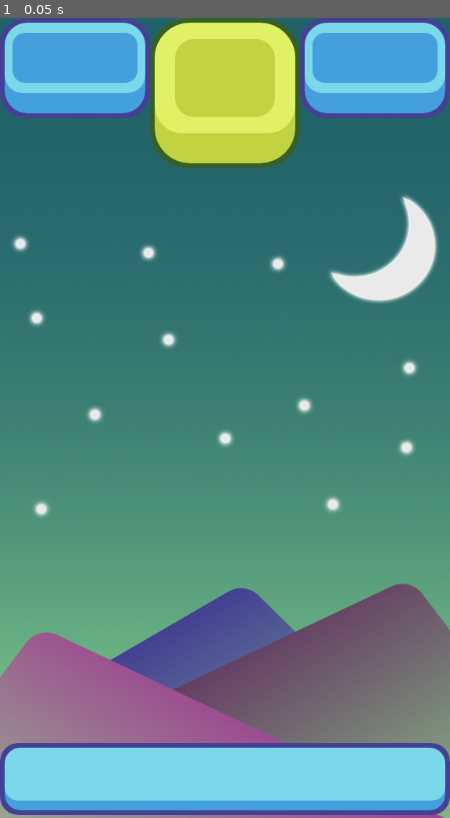
Above: before the commit, frame 1.
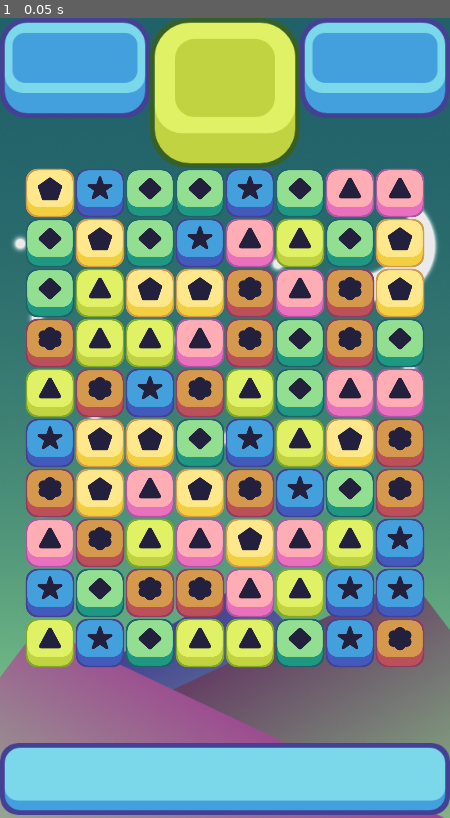
Above: after the commit, the same moment.

Repository: gastoncaminiti/Matchgodot
Game: Godot game, scene res://Scenes/game_window.tscn
Two runs of this game, one before a commit and one after it. Both use one fixed random seed, a clock stepped at 60 frames per second and the inputs below. The project has no main scene, so this scene is started directly.
Inputs:
- Up to frame 1 (0.05 s): no input

The runs differ from the first frame. In frame 1, 49% of the frame differs, in the area x 5-95%, y 18-82%.

Commit message:
Board & Movement
Touch Variables
func is_in_grid
func touch_input
func swap_pieces
func touch_difference

Diff:
--- a/project/Scripts/grid.gd
+++ b/project/Scripts/grid.gd
@@ -6,13 +6,28 @@
 export (int) var x_start
 export (int) var y_start
 export (int) var offset
+# The piece array
+var possible_pieces = [
+preload("res://Scenes/yellow_piece.tscn"),
+preload("res://Scenes/blue_piece.tscn"),
+preload("res://Scenes/pink_piece.tscn"),
+preload("res://Scenes/orange_piece.tscn"),
+preload("res://Scenes/green_piece.tscn"),
+preload("res://Scenes/light_green_piece.tscn")
+]
+#The current pieces in the scene
+var all_pieces = [];
 
-var all_pieces = [];
+#Touch Variables
+var first_touch = Vector2(0,0)
+var final_touch = Vector2(0,0)
+var controlling = false
 
 # Called when the node enters the scene tree for the first time.
 func _ready():
+	randomize()
 	all_pieces = make_2d_array()
-	print(all_pieces)
+	spaw_pieces()
 
 func make_2d_array():
 	var array = []
@@ -22,6 +37,84 @@
 		array[i].resize(height)
 	return array
 
-# Called every frame. 'delta' is the elapsed time since the previous frame.
-#func _process(delta):
-#	pass
+func spaw_pieces():
+	for i in width:
+		for j in height:
+			#chouse random number and store it
+			var rand  = floor(rand_range(0, possible_pieces.size( )));
+			var piece = possible_pieces[rand].instance()
+			var loops = 0;
+			while(match_at(i, j, piece.color) && loops < 100):
+				rand   = floor(rand_range(0, possible_pieces.size()));
+				loops += 1;
+				piece = possible_pieces[rand].instance()
+			# Intance that piece from the array
+			add_child(piece)
+			piece.position = grid_to_pixel(i,j)
+			all_pieces[i][j] = piece
+
+func match_at(i, j, color):
+	if i > 1:
+		var p1 = all_pieces[i - 1][j]
+		var p2 = all_pieces[i-2][j]
+		if p1 != null && p2 != null:
+			if p1.color == color && p2.color == color:
+				return true
+	if j > 1:
+		var p3 = all_pieces[i][j-1]
+		var p4 = all_pieces[i][j-2]
+		if p3 != null && p4 != null:
+			if p4.color == color && p4.color == color:
+				return true
+
+func grid_to_pixel(column, row):
+	var new_x = x_start + offset * column;
+	var new_y = y_start + -offset * row;
+	return Vector2(new_x,new_y)
+
+func pixel_to_grid(pixel_x, pixel_y):
+	var new_x = round((pixel_x - x_start) / offset)
+	var new_y = round((pixel_y - y_start) / -offset)
+	return Vector2(new_x, new_y)
+
+func is_in_grid(column, row):
+	if column >= 0 && column < width:
+		if row >= 0 && row < height:
+			return true
+	return false
+
+func touch_input():
+	if Input.is_action_just_pressed("ui_touch"):
+		first_touch = get_global_mouse_position()
+		var grid_position = pixel_to_grid(first_touch.x, first_touch.y)
+		if is_in_grid(grid_position.x, grid_position.y):
+			controlling = true
+	if Input.is_action_just_released("ui_touch"):
+		final_touch = get_global_mouse_position()
+		var grid_position = pixel_to_grid(final_touch.x, final_touch.y)
+		if is_in_grid(grid_position.x, grid_position.y) && controlling:
+			touch_difference(pixel_to_grid(first_touch.x, first_touch.y), grid_position)
+
+func swap_pieces(column, row, direction):
+	var first_piece = all_pieces[column][row]
+	var other_piece = all_pieces[column + direction.x][row + direction.y]
+	all_pieces[column][row] = other_piece
+	all_pieces[column + direction.x][row + direction.y] = first_piece
+	first_piece.position = grid_to_pixel(column + direction.x, row + direction.y)
+	other_piece.position = grid_to_pixel(column , row)
+
+func touch_difference(grid_1, grid_2):
+	var difference = grid_2 - grid_1
+	if abs(difference.x) > abs(difference.y):
+		if difference.x > 0:
+			swap_pieces(grid_1.x, grid_1.y, Vector2(1,0))
+		elif difference.x < 0:
+			swap_pieces(grid_1.x, grid_1.y, Vector2(-1,0))
+	elif abs(difference.y) > abs(difference.x):
+		if difference.y > 0:
+			swap_pieces(grid_1.x, grid_1.y, Vector2(0,1))
+		elif difference.y < 0:
+			swap_pieces(grid_1.x, grid_1.y, Vector2(0,-1))
+
+func _process(delta):
+	touch_input()
Not shown, changed: README.md
